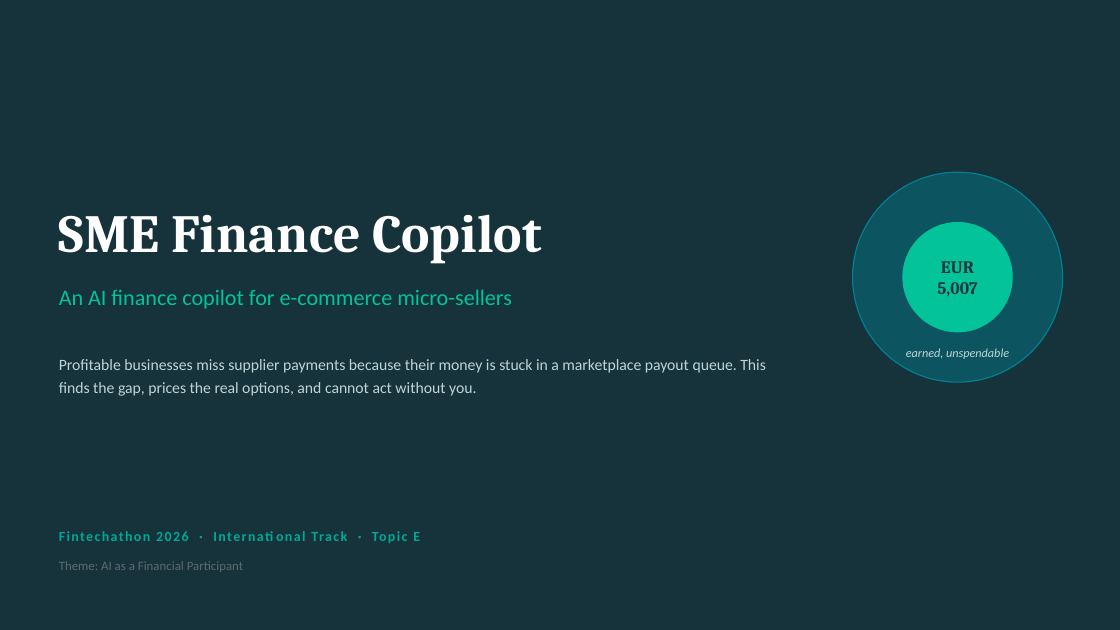
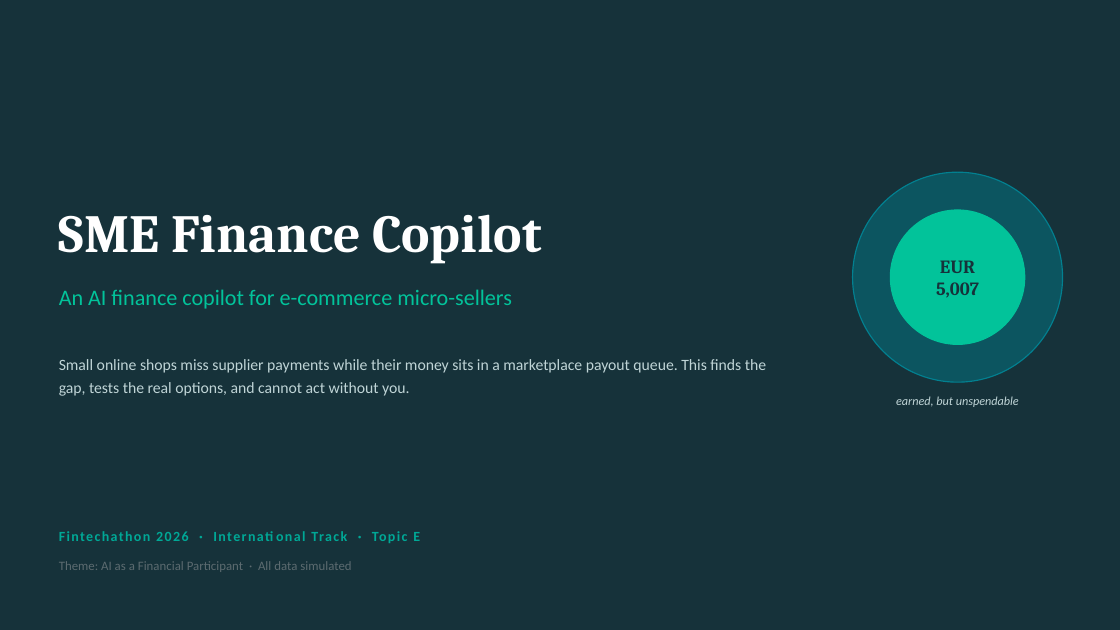
Before and after one commit to mhmdzaid012-arch/sme-finance-copilot, a slide deck: slide 1 of SME-Finance-Copilot-Pitch.pptx. Drawn at 1120x630 pixels with LibreOffice and Linux fonts; fonts in the diff are those of the drawing. Boxes give left, top, right and bottom in pixels: in the first picture for what was removed or moved away, otherwise in the second. Text is boxed around its words. In the diff, an @@ line names an element or a change of style, - is before the commit and + after.

```diff
--- a/SME-Finance-Copilot-Pitch.pptx
+++ b/SME-Finance-Copilot-Pitch.pptx
@@ text "EUR" at (936,260,979,298): size 15 to 16 pt @@
@@ ellipse: place and size @@
-ellipse at (903,223,1012,332)
+ellipse at (891,210,1025,344)
@@ text at (59,359,766,396): text changed @@
-Profitable businesses miss supplier payments because their money is stuck in a marketplace payout queue. This finds the gap, prices the real options, and cannot act without you.
+Small online shops miss supplier payments while their money sits in a marketplace payout queue. This finds the gap, tests the real options, and cannot act without you.
@@ text at (896,396,1019,407): text changed @@
-earned, unspendable
+earned, but unspendable
@@ text at (59,561,351,572): text changed @@
-Theme: AI as a Financial Participant
+Theme: AI as a Financial Participant · All data simulated
```
Also in this commit, not shown: 12 other slides changed, 2 slides added, 1 slide removed, 31 other files.
